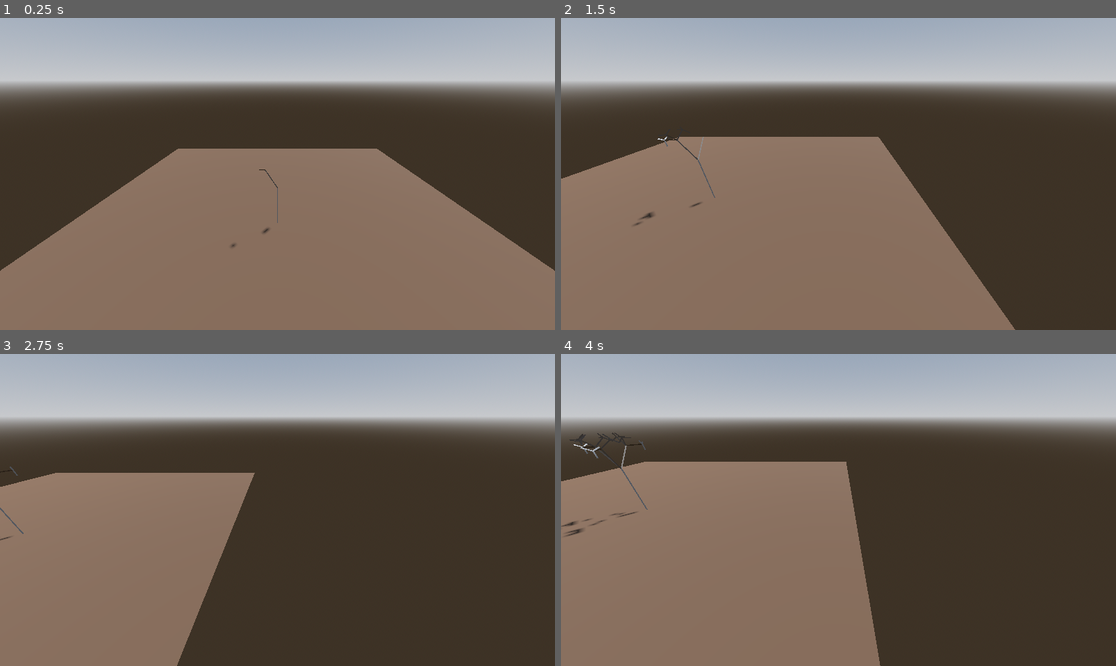
Above: before the commit, frames 1-4 (two rows, left to right).
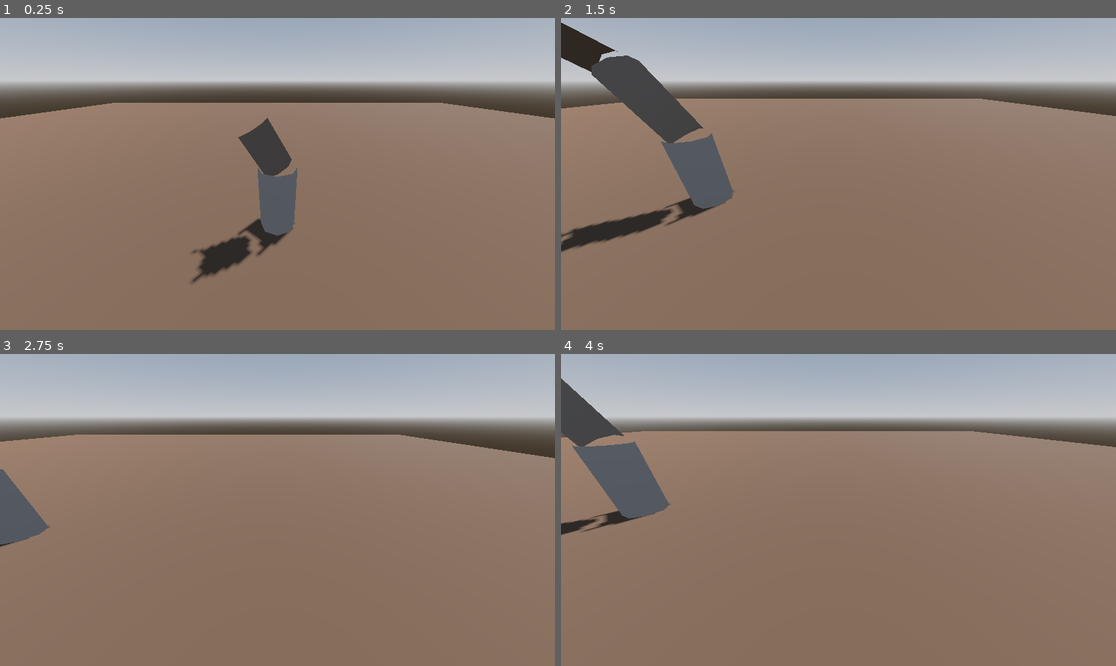
Above: after the commit, the same moments.

Repository: Gwynennen/Godot-4.1.1---Procedural-plants-generation-using-L-system-3D
Game: Godot game, scene res://Main.tscn
The game is run twice, just before and just after one commit, with the same random seed, the same clock (stepped at 60 frames per second) and the same inputs. The project has no main scene, so this scene is started directly.
Inputs (mouse positions are in pixels of both pictures, inside the frame that each line leads up to):
- Up to frame 1 (0.25 s): no input
- Up to frame 2 (1.5 s): tap Enter at 0.5 s; move the mouse to (960, 158) at 0.52 s; hold D 0.53-1.25 s; tap Q at 0.6 s; click (960, 158) at 0.67 s; drag from (727, 189) to (810, 236) at 1.27 s
- Up to frame 3 (2.75 s): tap Space at 2 s; move the mouse to (333, 441) at 2.02 s; hold D from 2.03 s (still down); tap Shift at 2.1 s
- Up to frame 4 (4 s): release D at 2.75 s; drag from (810, 572) to (672, 463) at 2.77 s; tap Enter at 3.5 s; move the mouse to (1005, 556) at 3.52 s; hold A from 3.53 s (still down); tap Q at 3.6 s

The runs differ from the first frame. In frame 1, 29% of the frame differs, in the area x 0-100%, y 27-85%; in frame 2, 36%; in frame 3, 50%, in the area x 0-100%, y 25-100%; in frame 4, 42%.

Commit message:
Add files via upload

Diff:
--- a/Lsystem3D/Generator.gd
+++ b/Lsystem3D/Generator.gd
@@ -1,7 +1,7 @@
 extends Node3D
 
 var drawble = "F"
-var actions = "-+[]|#!{}.<>&^/\\()`"
+var actions = "-+[]|#!{}.<>&^/\\()`:"
 var rules
 var starting
 var current
@@ -9,7 +9,7 @@
 
 func _ready():
 	randomize()
-	start("Tree1", 3)
+	start("Tree1", 5)
 
 func start(preset_name: String, steps):
 	TW = create_tween()
@@ -58,7 +58,7 @@
 		current.state = tmp
 
 func create_parts():
-	var checkpoint = {"parentJoint": [], "rota": [], "length": []}
+	var checkpoint = {"parentJoint": [], "rota": [], "length": [], "width": []}
 	for part in current.state:
 		if part in drawble:
 			make_part()
@@ -84,6 +84,8 @@
 #				scale
 				"`":
 					current.length *= current.lengthMulti
+				":":
+					current.width *= current.widthMulti
 
 				_:
 					push_error("unknown symbol")
@@ -91,6 +93,7 @@
 func make_part():
 	var jointStart = Marker3D.new()
 	jointStart.rotation += current.rota
+	current.rota = Vector3.ZERO
 	current.parentJoint.add_child(jointStart)
 	current.parentJoint = jointStart
 
@@ -105,8 +108,7 @@
 	var st = SurfaceTool.new()
 	st.begin(Mesh.PRIMITIVE_TRIANGLE_STRIP)
 
-#	st.add_vertex(Vector3.ZERO)
-#	st.add_vertex(endPos)
+#	create tube shape
 	var angle = ((PI*2) / sidesCount)
 	for i in sidesCount+1:
 #		tube point top
@@ -117,7 +119,7 @@
 	var tube = MeshInstance3D.new()
 	tube.set_mesh(st.commit())
 	tube.scale = Vector3.ZERO
-	TW.tween_property(tube, "scale", Vector3.ONE, 0.1)
+	TW.tween_property(tube, "scale", Vector3.ONE, 0.05)
 
 	current.parentJoint.add_child(tube)
 	return endPos
--- a/Lsystem3D/Main.tscn
+++ b/Lsystem3D/Main.tscn
@@ -20,6 +20,7 @@
 
 [sub_resource type="PlaneMesh" id="PlaneMesh_ntqes"]
 material = SubResource("StandardMaterial3D_6j6dd")
+size = Vector2(10, 10)
 
 [node name="MAIN" type="Node3D"]
 
--- a/Lsystem3D/presets.cfg
+++ b/Lsystem3D/presets.cfg
@@ -1,9 +1,10 @@
 [Tree1]
-A = {"pbty": 100, "main":"`[&FA]////[&FA]////[&FA]"}
+A = {"pbty": 100, "main":"`:[&FFFA]////[&FFFA]////[&FFFA]"}
 values = {
-	"state": "FA",
-	"length": 1,
-	"lengthMulti": 0.5,
-	"width": 0.01,
+	"state": "FFFA",
+	"length": 0.5,
+	"lengthMulti": 0.9,
+	"width": 0.4,
+	"widthMulti": 0.8,
 	"angle": 30,
 }
